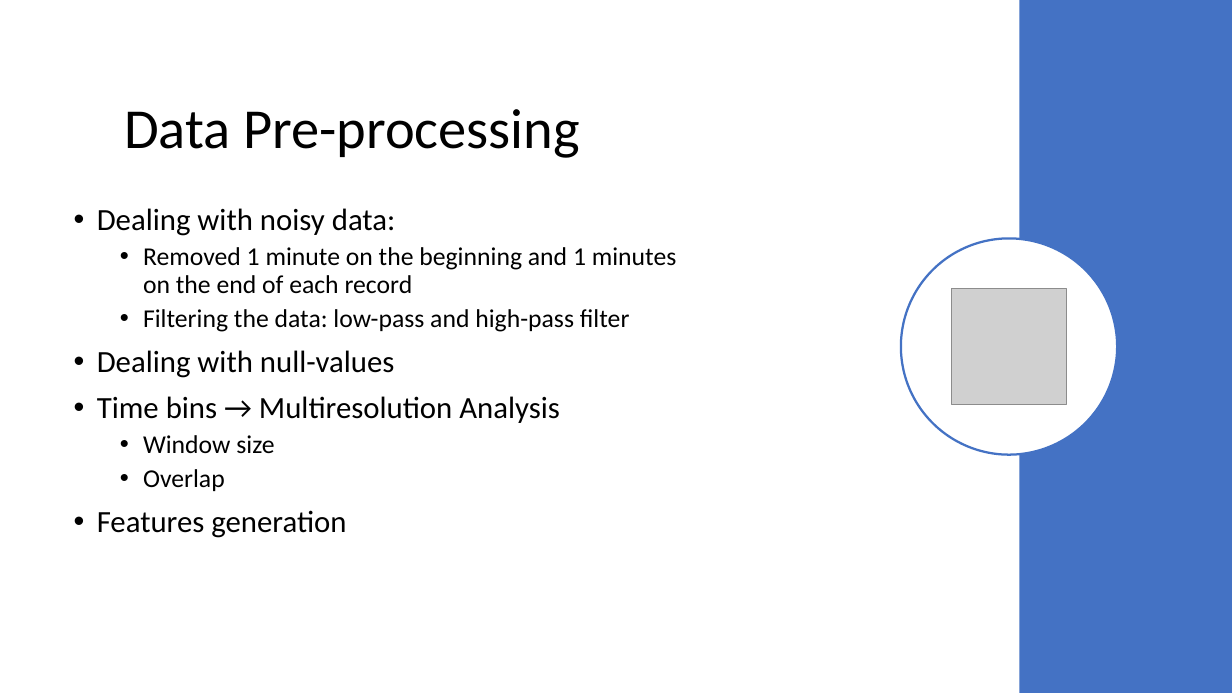
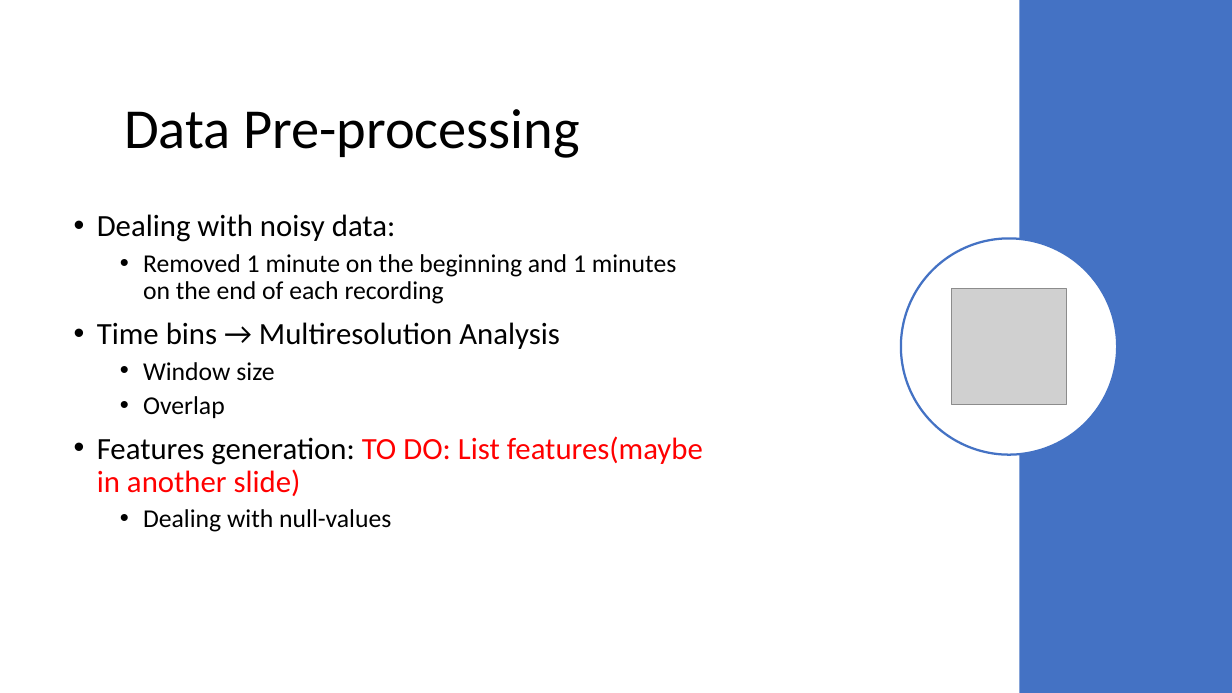
Before and after one commit to cerniello/WalkingPatternClassification_SL, a slide deck: slide 6 of Presentation Group 13.pptx. Drawn at 1232x693 pixels with LibreOffice and Linux fonts; fonts in the diff are those of the drawing; grey boxes stand for pictures. Boxes give left, top, right and bottom in pixels: in the first picture for what was removed or moved away, otherwise in the second. Text is boxed around its words. In the diff, an @@ line names an element or a change of style, - is before the commit and + after.

```diff
--- a/Presentation Group 13.pptx
+++ b/Presentation Group 13.pptx
@@ text at (143,254,677,304): text changed @@
-  • Removed 1 minute on the beginning and 1 minutes on the end of each record
-  • Filtering the data: low-pass and high-pass filter
-• Dealing with null-values
+  • Removed 1 minute on the beginning and 1 minutes on the end of each recording
@@ text at (97,436,703,532): text changed @@
-• Features generation
+• Features generation: TO DO: List features(maybe in another slide)
+  • Dealing with null-values
```
Also in this commit, not shown: 4 other slides changed, 6 slides added, 3 slides removed.
